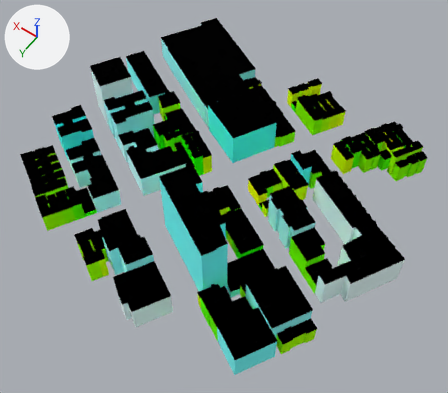
The glTF model web/public/assets/nyc/tiles/-1_3.bld.glb, before and after one commit.
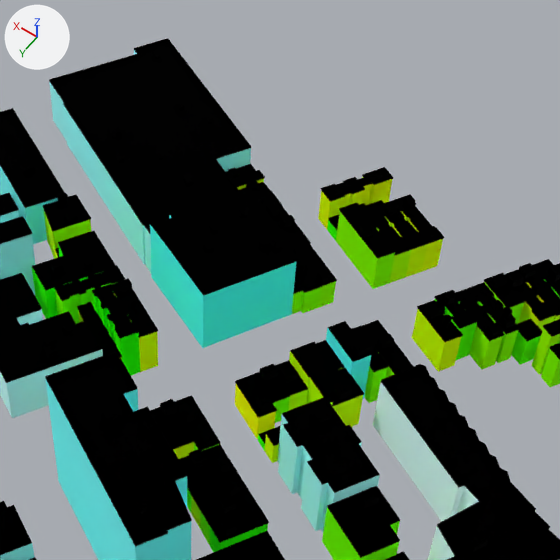
There are two pictures of each version: one whole from a camera (50 mm lens) standing at (-324.0, 1158.0, 398.0) and looking at (-148.0, 912.0, 11.0), one close up on the part from 31% to 89% of the width and 0% to 67% of the height. Lighting does not change. The marker at upper left points along +X, +Y and +Z. The first two pictures are the older version. Where no turn or scale is listed for an object, it has been applied to the vertices. Vertices at exactly the same position are counted once.

In view in the first close-up: '-1_3'.
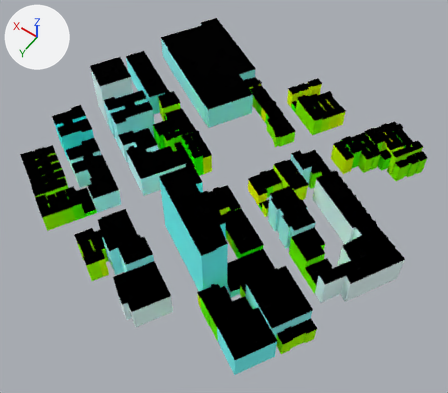
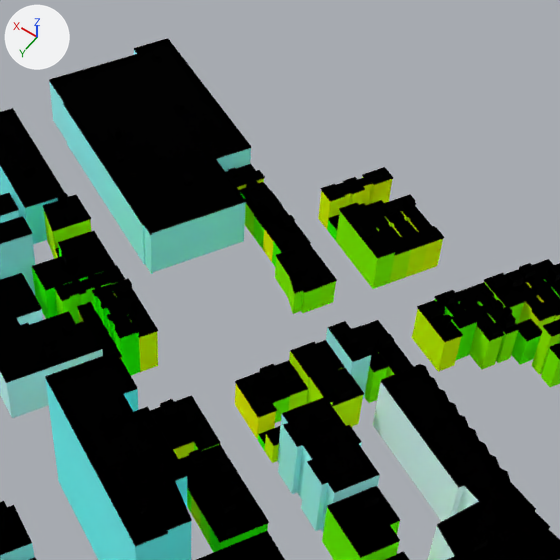
Changed parts and their boxes [x1, y1, x2, y2] in the close-ups (560 x 560 px; the box of a moved part takes in the faces that stretch with it):
part 1 of me_1_3, deleted
    before: [271, 233, 284, 248]
part 2 of me_1_3, deleted
    before: [258, 237, 269, 248]
part 3 of me_1_3, deleted
    before: [204, 241, 214, 251]
part 4 of me_1_3, deleted
    before: [238, 207, 247, 217]
part 5 of me_1_3, deleted
    before: [209, 222, 218, 233]
part 6 of me_1_3, moved or reshaped
    before: [66, 105, 321, 348]
    after: [66, 105, 321, 313]
part 7 of me_1_3, recoloured
    both: [326, 327, 371, 400]

Diff of the bpy script that builds the scene:
```diff
--- a/web/public/assets/nyc/tiles/-1_3.bld.glb.py
+++ b/web/public/assets/nyc/tiles/-1_3.bld.glb.py
@@ me_1_3 @@
 # used by ob_1_3; location = (-136.7, 888.5, 31.2)
-me_1_3.from_pydata(...)  # 5163 vertices, 7073 faces; spans x -154.0..154.0, y -147.0..147.0, z -31.0..31.0
+me_1_3.from_pydata(...)  # 5119 vertices, 7022 faces; spans x -154.0..154.0, y -147.0..147.0, z -31.0..31.0
+# me_1_3 part 1: the loose piece of 8 vertices spanning x -2.0..4.0, y -60.0..-55.0, z -1.0..2.0 is deleted
+# me_1_3 part 2: the loose piece of 8 vertices spanning x 3.0..7.0, y -56.0..-51.0, z -1.0..1.0 is deleted
+# me_1_3 part 3: the loose piece of 8 vertices spanning x 19.0..24.0, y -42.0..-38.0, z -1.0..0.0 is deleted
+# me_1_3 part 4: the loose piece of 8 vertices spanning x 19.0..24.0, y -65.0..-62.0, z -1.0..1.0 is deleted
+# me_1_3 part 5: the loose piece of 8 vertices spanning x 24.0..28.0, y -51.0..-47.0, z -1.0..1.0 is deleted
+# me_1_3 part 6
+# 22 vertices are removed from x -10.0..48.0, y -78.0..-17.0, z -31.0..-1.0
+# 56 faces are deleted
+# 8 vertices in x -4.0..7.0, y -66.0..-59.0, z -31.0..-18.0 move by (0.0, -1.0, 0.0)
+# 13 vertices are added at x -11.0..50.0, y -67.0..-39.0, z -31.0..-8.0
+# 5 new vertices lie (-5.0, 2.0, 0.0) away from vertices in x 34.0, y -79.0, z -31.0..-8.0
+# 8 new faces join them, mat_facade
+# 47 new faces join them, mat_roof
+# me_1_3 part 7: 16 kept faces spanning x -73.0..-36.0, y -41.0..116.0, z -31.0..-5.0 get new vertex colours
+# other edits to the shape of me_1_3 do not show in these pictures
 me_1_3.materials.append(mat_facade)
```
